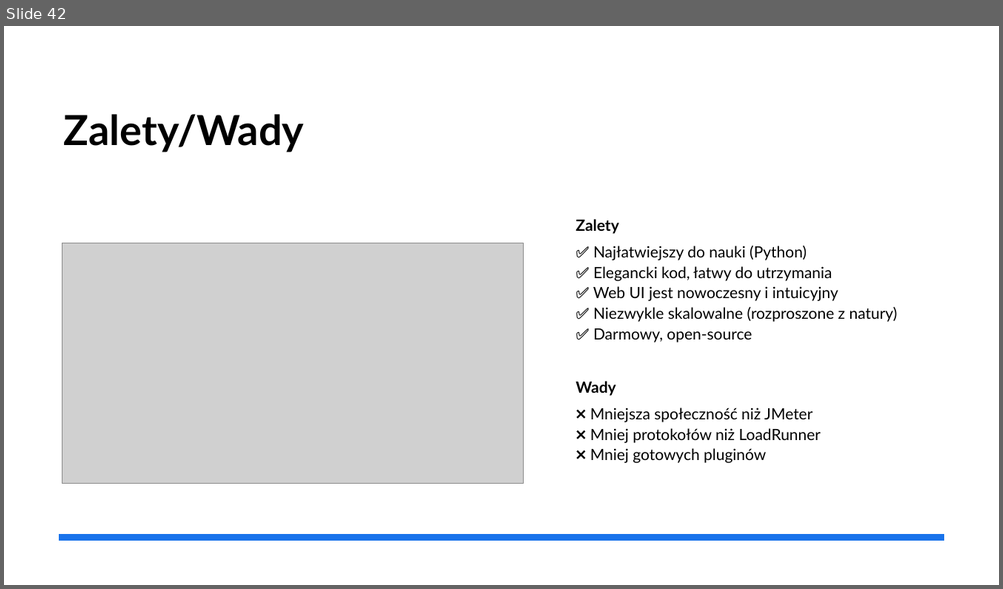
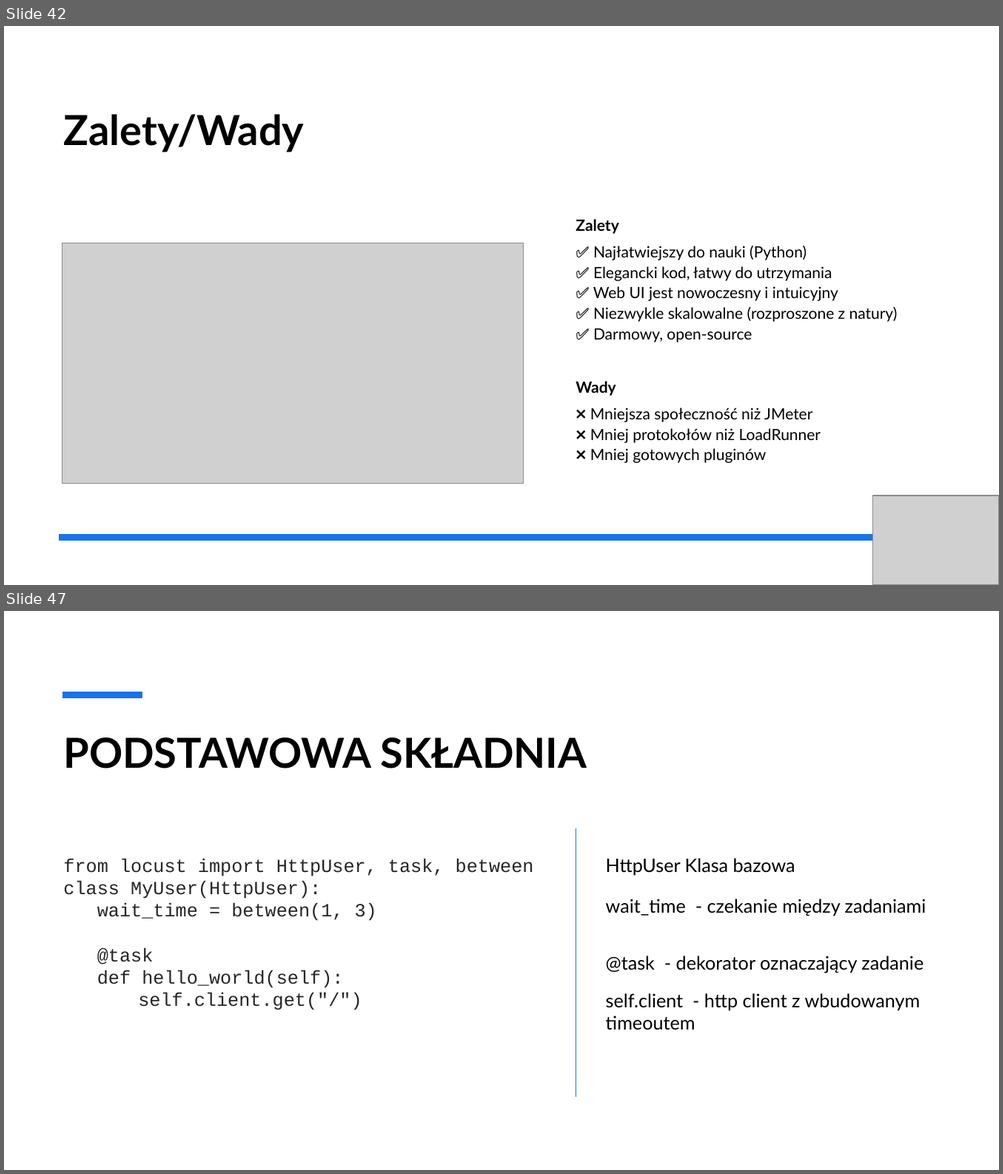
Before and after one commit to gajdaj2/performanceTesting, a slide deck: TestyWydajnosciowe.pptx. Shown one above the other, each under a label of ours: slide 42 before the commit, slides 42 and 47 after it; the slides between them are not shown. The pictures are 1003x589 and 1003x1174 pixels, drawn with LibreOffice and Linux fonts; fonts in the diff are those of the drawing; grey boxes stand for pictures. Boxes give left, top, right and bottom in pixels: in the first picture for what was removed or moved away, otherwise in the second. Text is boxed around its words. In the diff, an @@ line names an element or a change of style, - is before the commit and + after.

Commit message:
Locust ready

```diff
--- a/TestyWydajnosciowe.pptx
+++ b/TestyWydajnosciowe.pptx
@@ slide 47 added at bbox=[4, 611, 999, 1170], background #FFFFFF @@
@@ line added from (62, 695) to (142, 695), #1973EB 6 pt @@
@@ title added at bbox=[64, 738, 586, 769], 40 pt, text #000000, bold @@
+PODSTAWOWA SKŁADNIA
@@ line added from (576, 829) to (576, 1097), #1973EB 0.5 pt @@
@@ text added at bbox=[63, 858, 534, 1011], 18 pt, text #262626 @@
+from locust import HttpUser, task, between
+class MyUser(HttpUser):
+wait_time = between(1, 3)
+@task
+def hello_world(self):
+self.client.get("/")
@@ text added at bbox=[606, 858, 795, 875], 18 pt, text #000000 @@
+HttpUser Klasa bazowa
@@ text added at bbox=[606, 899, 926, 916], 18 pt, text #000000 @@
+wait_time - czekanie między zadaniami
@@ text added at bbox=[606, 956, 923, 974], 18 pt, text #000000 @@
+@task - dekorator oznaczający zadanie
@@ text added at bbox=[606, 994, 920, 1031], 18 pt, text #000000 @@
+self.client - http client z wbudowanym timeoutem
@@ slide 42 changed as well @@
@@ picture added at bbox=[873, 496, 999, 585] @@
```
Also in this commit, not shown: 17 other slides changed, 14 other slides added, 1 other file.
